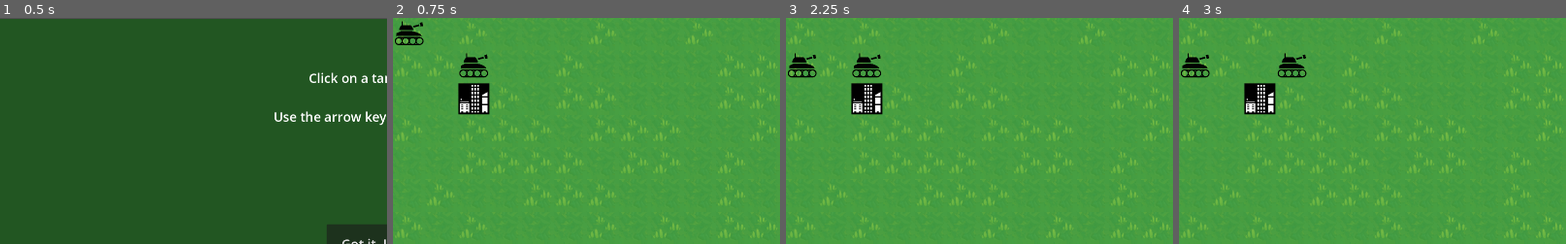
Above: before the commit, frames 1-4 (left to right).
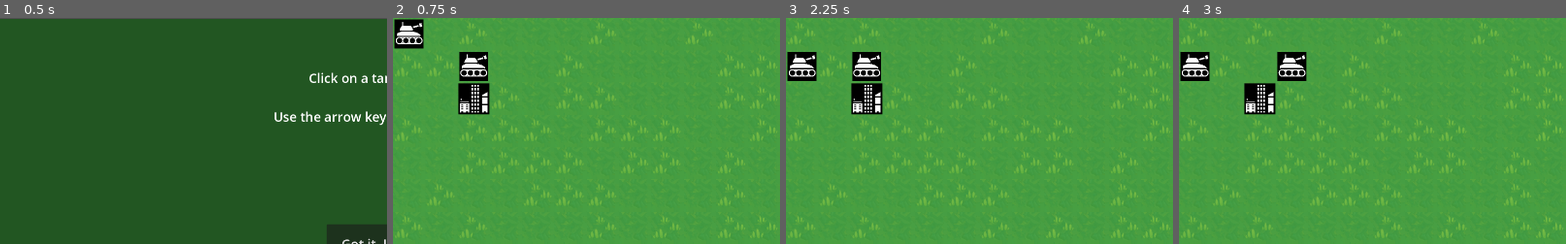
Above: after the commit, the same moments.

Repository: greenmoss/tankies
Game: Godot game, scene res://main.tscn
Same seed, same stepped clock (60 frames per second), same inputs: the game is played once before the commit and once after it.
Inputs (mouse positions are % of the whole screen's width and height, from its top left):
- Up to frame 1 (0.5 s): no input
- Up to frame 2 (0.75 s): click "Got it. Let's go!" at 0.5 s
- Up to frame 3 (2.25 s): tap Enter at 1.25 s; move the mouse to (2, 4) at 1.27 s; press the mouse at (2, 4) at 1.28 s; hold Right (right) 1.28-2.03 s; tap Space at 2 s; move the mouse to (10, 11) at 2.02 s; release the mouse at (10, 11) at 2.03 s; hold Down (down) from 2.03 s (still down); click (10, 11) at 2.1 s
- Up to frame 4 (3 s): tap Enter at 2.75 s; move the mouse to (60, 28) at 2.77 s; release Down (down) at 2.78 s; press the mouse at (60, 28) at 2.78 s; hold Right (right) from 2.78 s (still down)
The pictures show only the part of the screen within x 0-50%, y 0-50%; the shares and areas given below are measured in that part.

Frame 1 is identical in both runs. In frame 2, 1.9% of the frame differs, in the area x 0-25%, y 0-28%; in frame 3, 1.9%; in frame 4, 2.0%, in the area x 0-34%, y 15-28%.

Commit message:
Allow one unit to occupy city
Change to solid tank icon so we con't see through it when over the city

Handle corner case: if a city is already occupied, do not allow second
unit to also occupy it

Diff:
--- a/city/city.gd
+++ b/city/city.gd
@@ -5,5 +5,34 @@
 
 @export var city_name = "City"
 
+var contains_unit = null
+
 func _ready():
     position = position.snapped(Vector2.ONE * Global.tile_size/2)
+
+func occupied():
+    if(contains_unit == null):
+        return(false)
+    return(true)
+
+func occupy(unit):
+    if(occupied()):
+        print("Warning: refusing to add a unit to previously-occupied city")
+        return
+    contains_unit = unit
+
+func vacate(unit):
+    if(! occupied()):
+        print(
+            "Warning: refusing to remove unit ",
+            unit,
+            " from city, which is unoccupied ")
+        return
+    if(contains_unit != unit):
+        print(
+            "Warning: refusing to remove unit ",
+            unit,
+            " from city, which is already occupied by unit ",
+            contains_unit)
+        return
+    contains_unit = null
--- a/unit/unit.gd
+++ b/unit/unit.gd
@@ -12,6 +12,7 @@
 var moving = false
 var facing = 0 # default/right
 var requested_direction = null
+var in_city = null
 
 signal unit_collided
 
@@ -27,9 +28,9 @@
     if moving: return
     for direction in inputs.keys():
         if event.is_action_pressed(direction):
-            try_to_move(direction)
+            request_move(direction)
 
-func try_to_move(direction):
+func request_move(direction):
     requested_direction = direction
     ray.target_position = inputs[direction] * Global.tile_size
     ray.force_raycast_update()
@@ -38,6 +39,20 @@
     if not(ray.is_colliding()):
         move_to_requested()
         return
+
+    # TODO: get all ray collision targets
+    # units can be inside other units or in cities, so ray can collide with multiple
+    # technique from https://forum.godotengine.org/t/27326
+    # bug though: Godot dies on collision with terrain blocker, so currently I can not do this:
+    #var targets = []
+    #while ray.is_colliding():
+        #var target = ray.get_collider()
+        #targets.append(target)
+        #print("target is ", target)
+        #ray.add_exception(target)
+        #ray.force_raycast_update()
+    #for target in targets:
+        #ray.remove_exception(target)
 
     # something's there, find out what it is
     # signal that we collided with it
@@ -48,6 +63,22 @@
     # we might be able to move
     # but that's up to the world logic now
     # so we are done here
+
+func enter_city(city):
+    city.occupy(self)
+    in_city = city
+    $Sprite2D.scale = Vector2(0.05, 0.05)
+    # TODO: derive these from sprite/size properties instead of hard coding -10, etc
+    $Sprite2D.position = Vector2(-10, 10)
+    #$Sprite2D.centered = false
+
+func leave_city(city):
+    city.vacate(self)
+    in_city = null
+    # TODO: read this from resource, instead of hard coding here
+    $Sprite2D.scale = Vector2(0.07, 0.07)
+    $Sprite2D.position = Vector2(0, 0)
+    #$Sprite2D.centered = true
 
 func face_toward(direction):
     if(direction == "right"):
@@ -77,6 +108,10 @@
     moving = true
     await tween.finished
     moving = false
+
+    if(in_city != null):
+        if(position != in_city.position):
+            leave_city(in_city)
 
 func play_move_sound():
     if not ($Sounds/Move.playing):
--- a/unit/unit.tscn
+++ b/unit/unit.tscn
@@ -20,7 +20,7 @@
 
 [node name="Sprite2D" type="Sprite2D" parent="."]
 position = Vector2(2.08165e-12, 2.08165e-12)
-scale = Vector2(0.15, 0.15)
+scale = Vector2(0.07, 0.07)
 texture = ExtResource("2_e42fy")
 
 [node name="RayCast2D" type="RayCast2D" parent="."]
--- a/world/world.gd
+++ b/world/world.gd
@@ -14,8 +14,12 @@
     For a hostile unit: attack
     '''
     if target.is_in_group("Cities"):
-        print("target city")
+        if target.occupied():
+            unit.deny_move()
+            return
+
         unit.move_to_requested()
+        unit.enter_city(target)
         return
 
     unit.deny_move()
Binary file changed: unit/tank.png
Not shown, changed: unit/tank.png.import
Not shown: 1 places in unit/unit.tscn that only renumber resources
